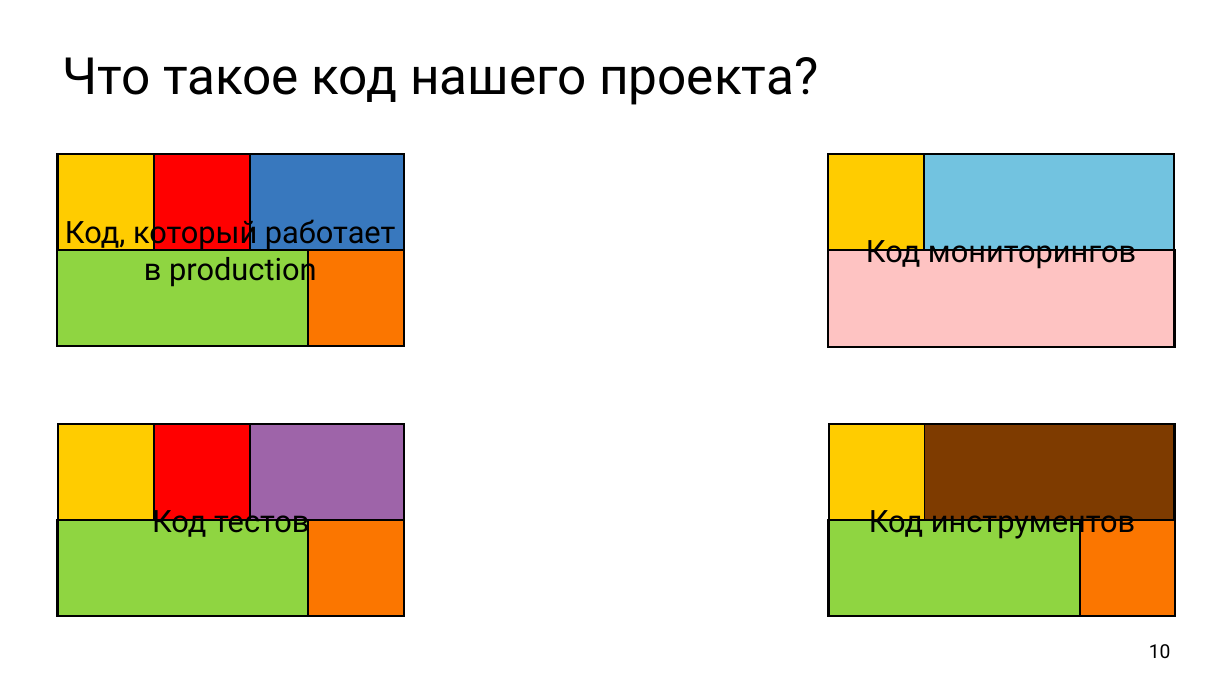
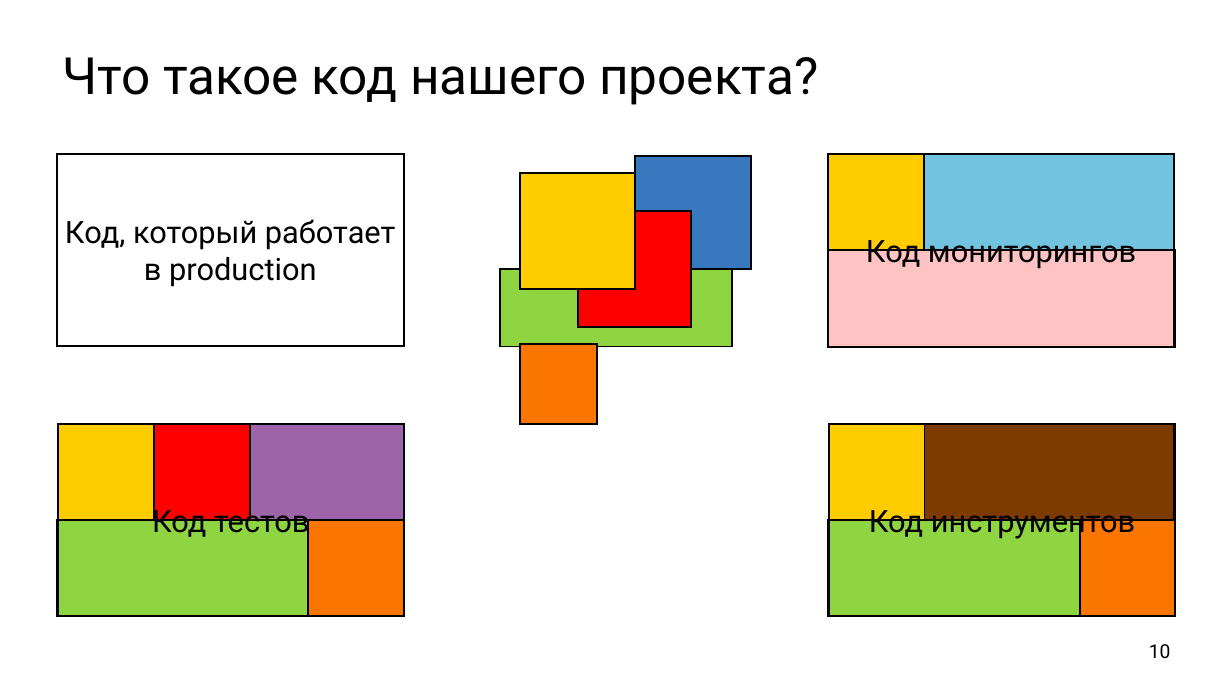
Before and after one commit to ishfb/cpprus17, a slide deck: slide 10 of slides.pptx. Drawn at 1232x693 pixels with LibreOffice and Linux fonts; fonts in the diff are those of the drawing. Boxes give left, top, right and bottom in pixels: in the first picture for what was removed or moved away, otherwise in the second. Text is boxed around its words. In the diff, an @@ line names an element or a change of style, - is before the commit and + after.

Commit message:
Анимашки...

```diff
--- a/slides.pptx
+++ b/slides.pptx
@@ rectangle: place and size @@
-rectangle at [58,154,154,250]
+rectangle at [520,173,635,289]
@@ rectangle: place and size @@
-rectangle at [250,154,404,250]
+rectangle at [635,156,751,269]
@@ rectangle: place and size @@
-rectangle at [154,153,250,250]
+rectangle at [579,212,691,327]
@@ rectangle: place and size @@
-rectangle at [57,250,309,347]
+rectangle at [500,269,732,347]
@@ rectangle: place and size @@
-rectangle at [309,250,404,347]
+rectangle at [520,344,597,424]
```
